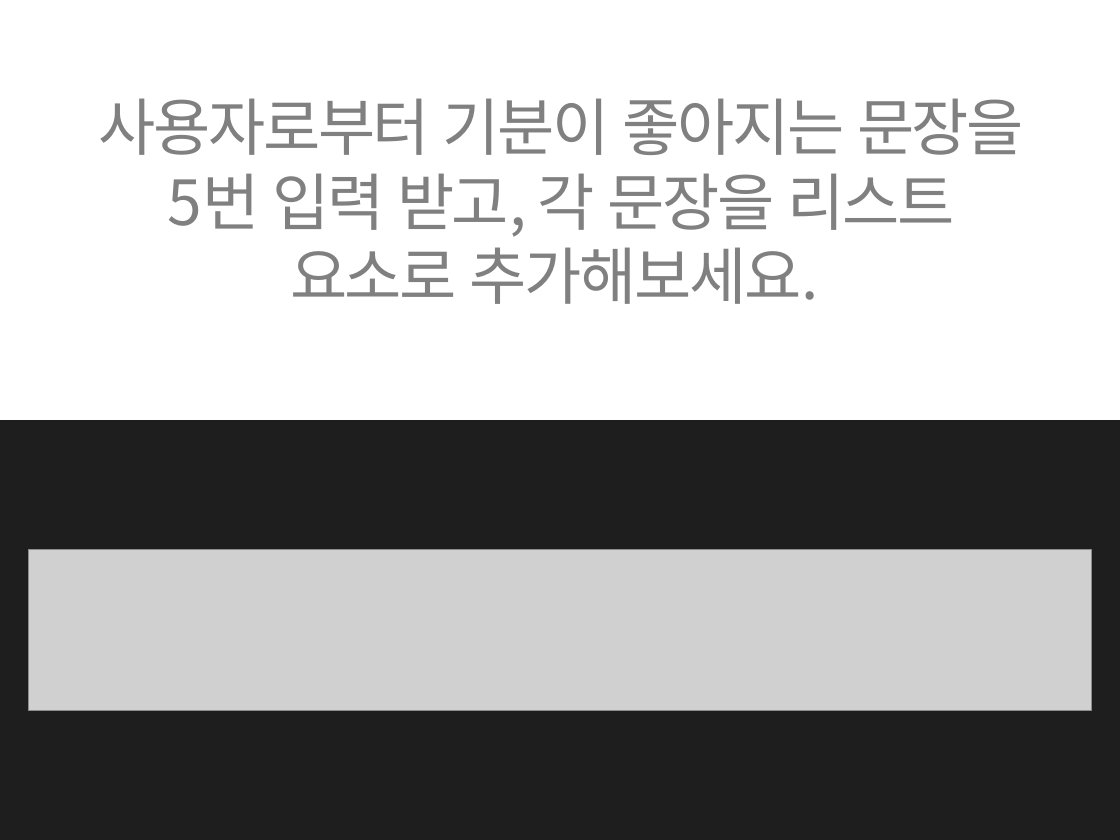
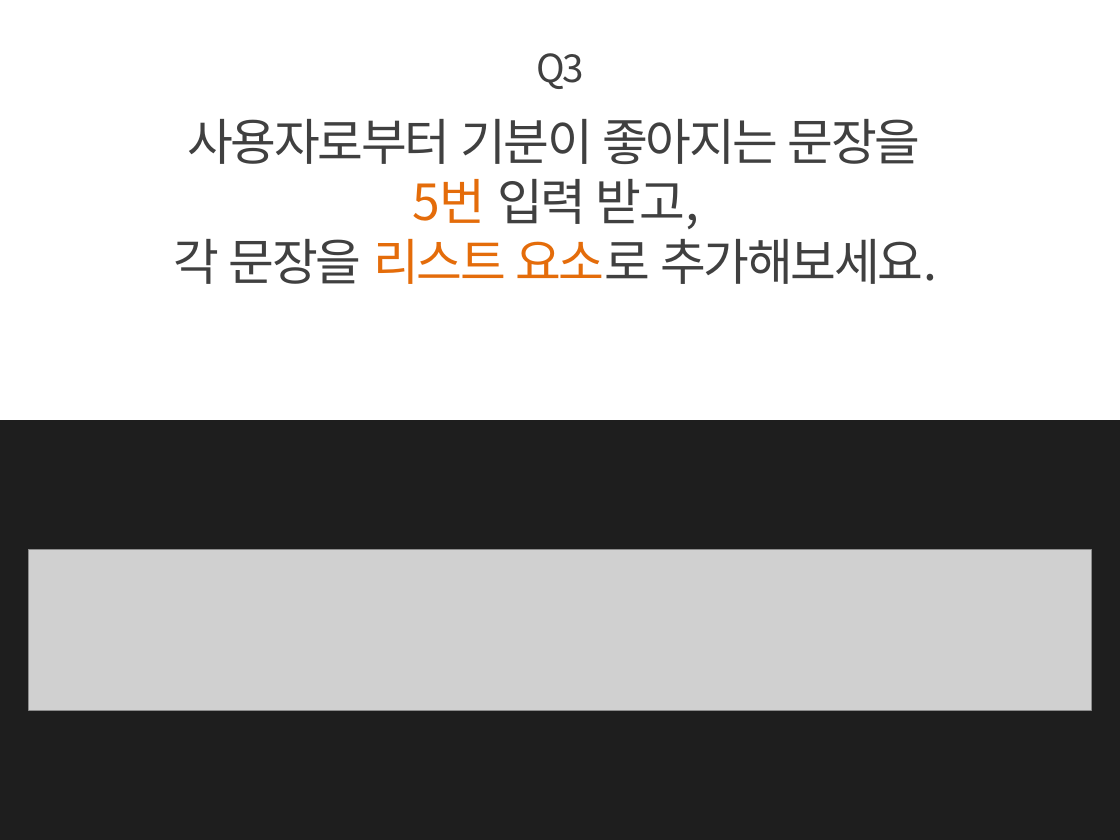
Before and after one commit to kwonkijun/python, a slide deck: slide 20 of 파이썬기초(PPT)/파이썬 기초 7강_반복문.pptx. Drawn at 1120x840 pixels with LibreOffice and Linux fonts; fonts in the diff are those of the drawing; grey boxes stand for pictures. Boxes give left, top, right and bottom in pixels: in the first picture for what was removed or moved away, otherwise in the second. Text is boxed around its words. In the diff, an @@ line names an element or a change of style, - is before the commit and + after.

```diff
--- a/파이썬기초(PPT)/파이썬 기초 7강_반복문.pptx
+++ b/파이썬기초(PPT)/파이썬 기초 7강_반복문.pptx
@@ text added at box(536, 53, 584, 89), 24.8 pt, text #404040 @@
+Q3
@@ text at box(174, 119, 937, 284): text changed; size 40 to 32 pt; text colour #808080 to #404040 @@
-사용자로부터 기분이 좋아지는 문장을 5번 입력 받고, 각 문장을 리스트 요소로 추가해보세요.
+사용자로부터 기분이 좋아지는 문장을
+5번 입력 받고,
+각 문장을 리스트 요소로 추가해보세요.
```
Also in this commit, not shown: 18 other slides changed, 39 other files.
